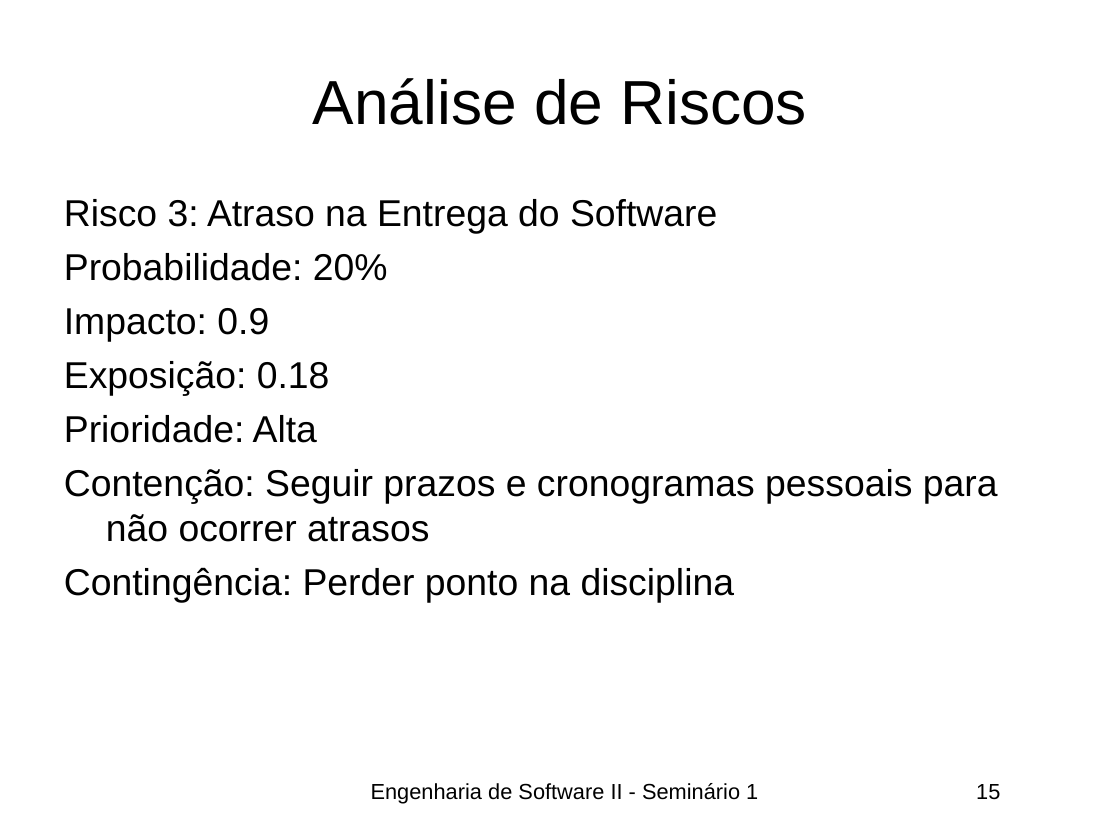
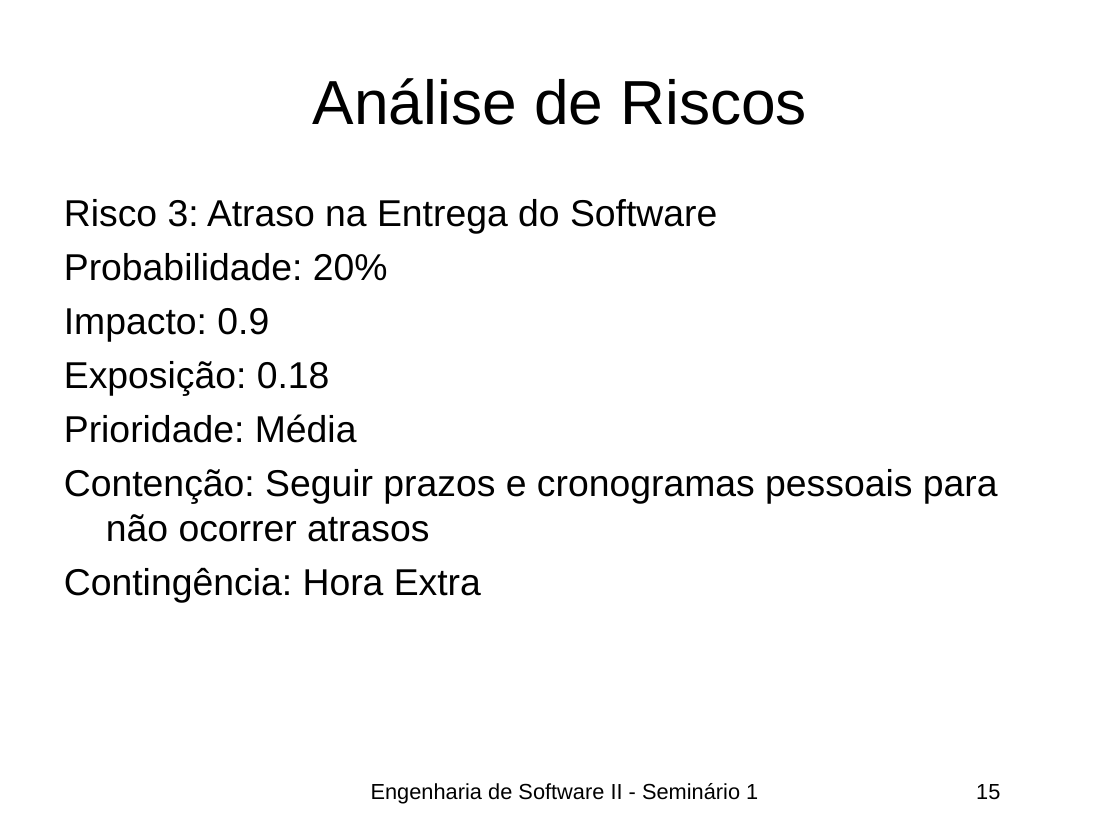
Before and after one commit to paglima/war, a slide deck: slide 15 of docs/Seminário 01.ppt. Drawn at 1120x840 pixels with LibreOffice and Linux fonts; fonts in the diff are those of the drawing. Boxes give left, top, right and bottom in pixels: in the first picture for what was removed or moved away, otherwise in the second. Text is boxed around its words. In the diff, an @@ line names an element or a change of style, - is before the commit and + after.

```diff
--- a/docs/Seminário 01.ppt
+++ b/docs/Seminário 01.ppt
@@ text at (64, 414, 357, 443): text changed @@
-Prioridade: Alta
+Prioridade: Média
@@ text at (64, 567, 481, 603): text changed @@
-Contingência: Perder ponto na disciplina
+Contingência: Hora Extra
```
Also in this commit, not shown: 2 other slides changed, 3 other files.
